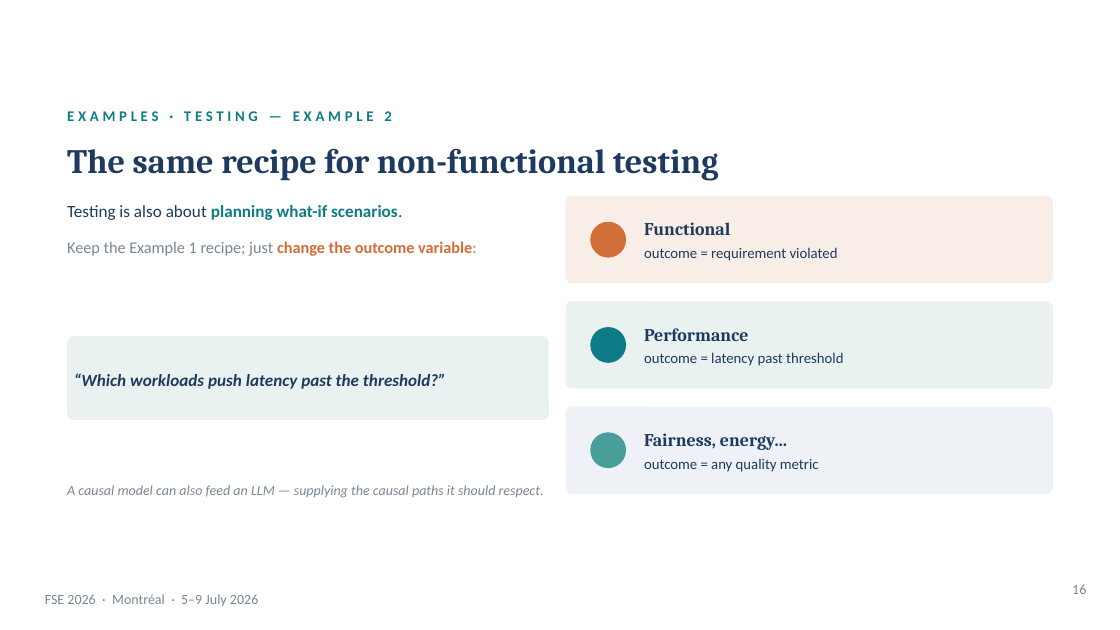
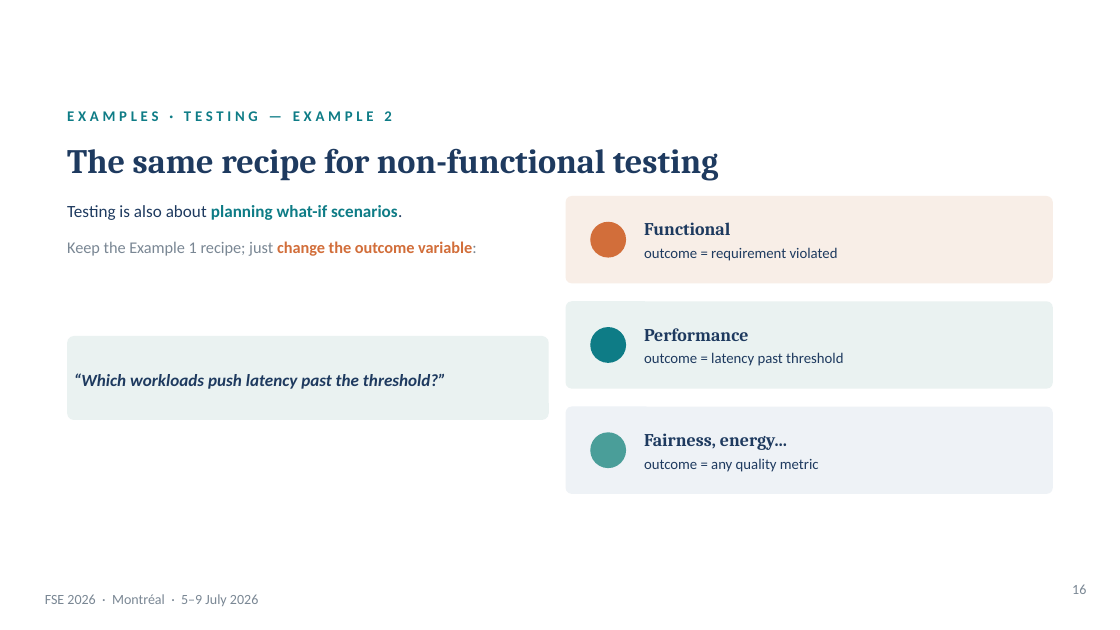
Before and after one commit to martinheyn/CI4SE_Tutorial, a slide deck: slide 15 of slides/Part 1 Causal Modelling_intro_testing_RCA.pptx (slide 16 before the commit). Drawn at 1120x630 pixels with LibreOffice and Linux fonts; fonts in the diff are those of the drawing; background and template pictures are left out. Boxes give left, top, right and bottom in pixels: in the first picture for what was removed or moved away, otherwise in the second. Text is boxed around its words. In the diff, an @@ line names an element or a change of style, - is before the commit and + after.

```diff
--- a/slides/Part 1 Causal Modelling_intro_testing_RCA.pptx
+++ b/slides/Part 1 Causal Modelling_intro_testing_RCA.pptx
@@ text removed at [67, 485, 544, 498] @@
-A causal model can also feed an LLM — supplying the causal paths it should respect.
```
Also in this commit, not shown: 18 other slides changed, 5 slides added, 12 slides removed, 2 other files.
